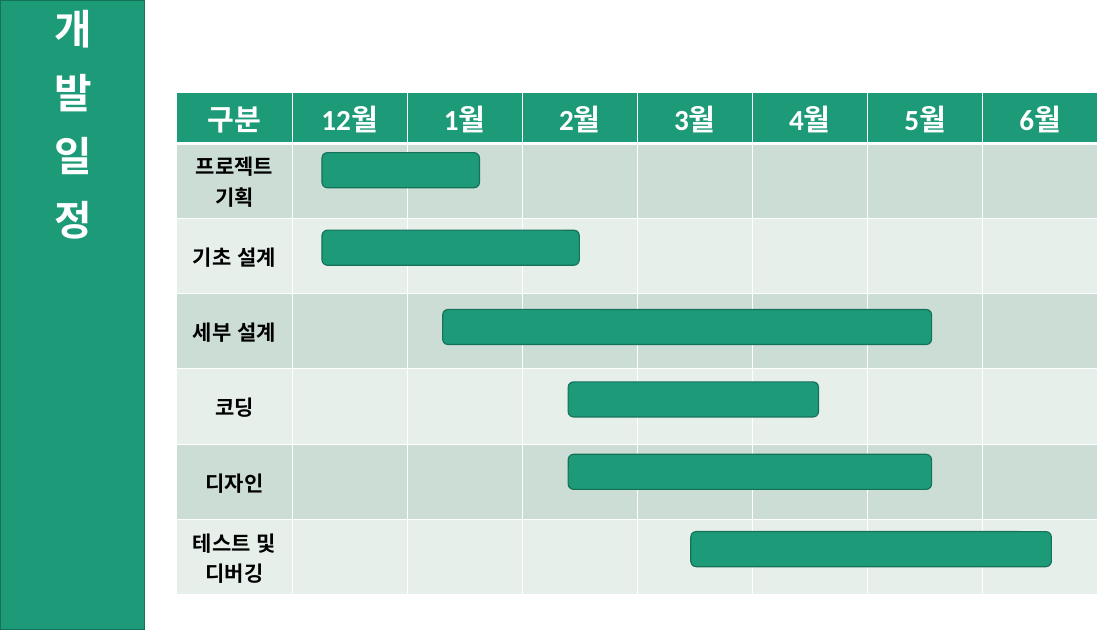
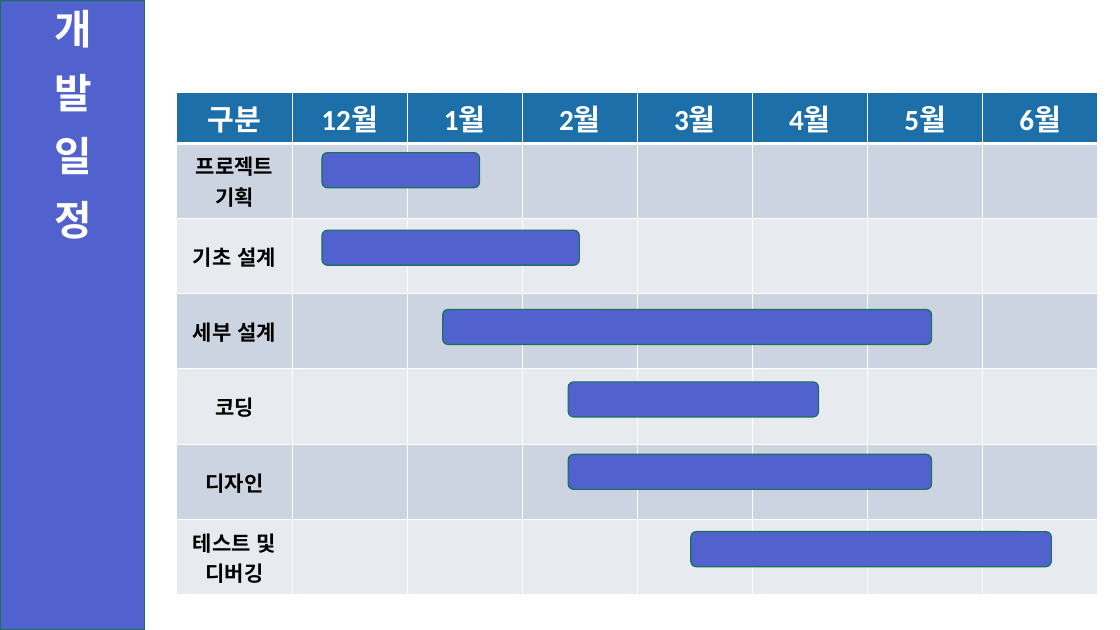
Before and after one commit to ShinHyeonSeong/Final, a slide deck: slide 6 of 기획 UI/A조 프로토타입 발표.pptx (slide 7 before the commit). Drawn at 1120x630 pixels with LibreOffice and Linux fonts; fonts in the diff are those of the drawing. Boxes give left, top, right and bottom in pixels: in the first picture for what was removed or moved away, otherwise in the second. Text is boxed around its words. In the diff, an @@ line names an element or a change of style, - is before the commit and + after.

```diff
--- a/기획 UI/A조 프로토타입 발표.pptx
+++ b/기획 UI/A조 프로토타입 발표.pptx
@@ table at [177, 92, 1098, 587] @@
@@ fill #1D9A78 to #1D6FA9 in row 1 @@
@@ fill #CDDED6 to #CDD5E2 in 24 cells @@
@@ fill #E8EFEC to #E8EBF1 in 24 cells @@
@@ fill #1D9A78 to #5161CE in 7 elements at [0, 0, 145, 630], [322, 153, 480, 188], [322, 230, 579, 266], [443, 309, 932, 344], [568, 382, 818, 418], [568, 455, 932, 490], [691, 532, 1051, 567] @@
```
Also in this commit, not shown: 11 other slides changed, 1 slide removed.
